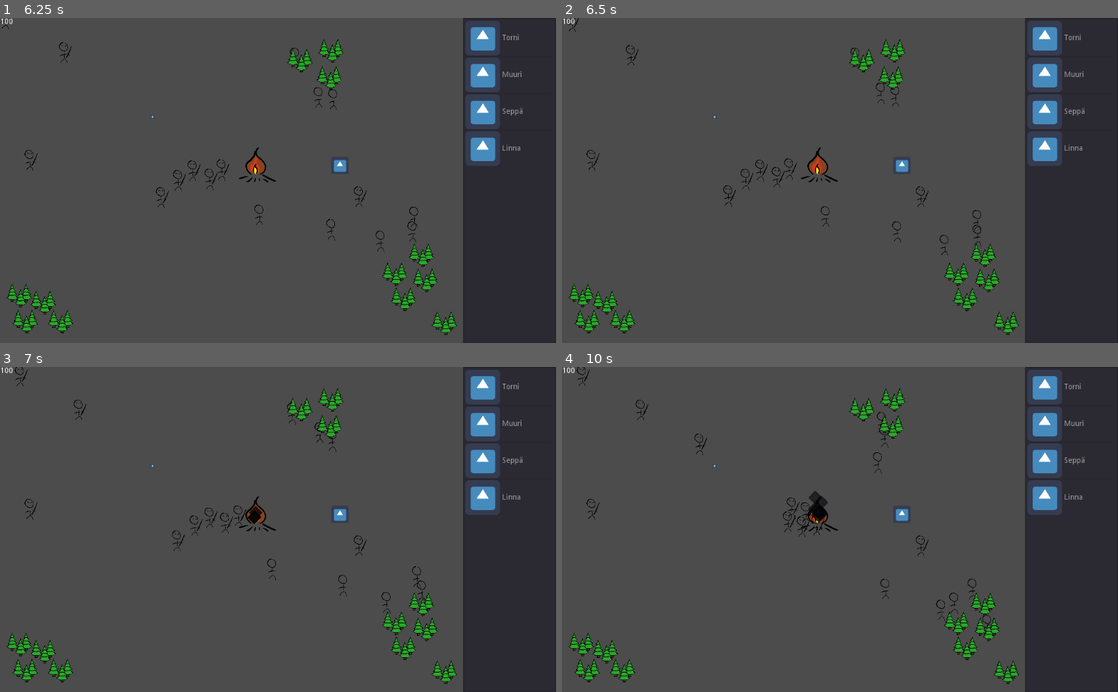
Above: before the commit, frames 1-4 (two rows, left to right).
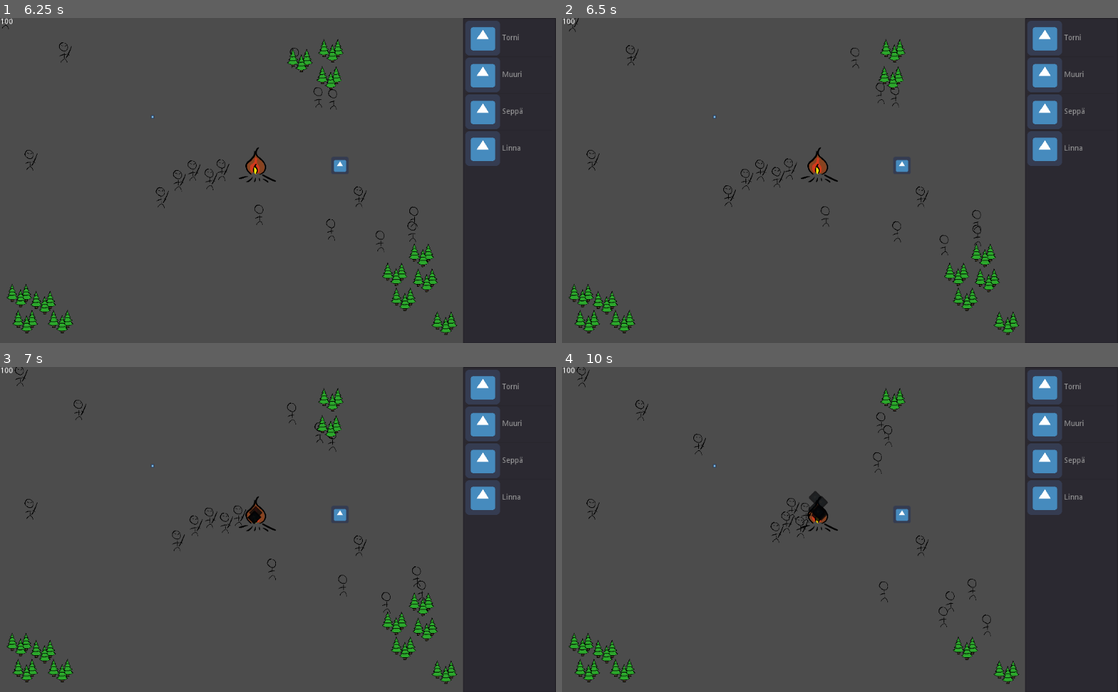
Above: after the commit, the same moments.

Repository: fedzel/pimi-tdogotit
Game: Godot game, scene res://Scenes/World.tscn
The game is run twice, just before and just after one commit, with the same random seed, the same clock (stepped at 60 frames per second) and the same inputs. The engine's default icon, where the game draws it, is replaced by a stand-in: a white triangle on a blue panel in a dark square.
Inputs (mouse positions are in pixels of both pictures, inside the frame that each line leads up to):
- Up to frame 1 (6.25 s): move the mouse to (300, 63) at 0.52 s; press the mouse at (300, 63) at 0.53 s; move the mouse to (328, 83) at 1.27 s; release the mouse at (328, 83) at 1.28 s; tap Middle mouse button (middle_mouse_button) every 1.5 s from 1.35 to 5.85 s; click (328, 83) at 1.42 s; move the mouse to (333, 53) at 2.02 s; press the mouse at (333, 53) at 2.03 s; move the mouse to (422, 258) at 2.77 s; release the mouse at (422, 258) at 2.78 s; click (422, 258) at 2.92 s; move the mouse to (394, 278) at 3.52 s; press the mouse at (394, 278) at 3.53 s; move the mouse to (428, 284) at 4.27 s; release the mouse at (428, 284) at 4.28 s; click (428, 284) at 4.42 s; move the mouse to (405, 304) at 5.02 s; press the mouse at (405, 304) at 5.03 s; move the mouse to (444, 326) at 5.77 s; release the mouse at (444, 326) at 5.78 s; click (444, 326) at 5.92 s
- Up to frame 2 (6.5 s): no input
- Up to frame 3 (7 s): move the mouse to (27, 675) at 6.52 s; press the mouse at (27, 675) at 6.53 s
- Up to frame 4 (10 s): move the mouse to (623, 675) at 7.27 s; release the mouse at (623, 675) at 7.28 s; tap Middle mouse button (middle_mouse_button) at 7.35, 8.85 s; click (623, 675) at 7.42 s; move the mouse to (606, 656) at 8.02 s; press the mouse at (606, 656) at 8.03 s; move the mouse to (584, 646) at 8.77 s; release the mouse at (584, 646) at 8.78 s; click (584, 646) at 8.92 s; move the mouse to (1006, 578) at 9.52 s; press the mouse at (1006, 578) at 9.53 s

Frame 1 is identical in both runs. In frame 2, 0.2% of the frame differs, in the area x 51-76%, y 9-66%; in frame 3, 0.2%; in frame 4, 1.2%, in the area x 2-79%, y 0-85%.

Commit message:
NavigationController reinsert functions

Diff:
--- a/Scenes/Bullet.tscn
+++ b/Scenes/Bullet.tscn
@@ -4,7 +4,7 @@
 [ext_resource path="res://Scripts/Bullet.gd" type="Script" id=2]
 [ext_resource path="res://Assets/Arrow.png" type="Texture" id=3]
 
-[node name="Mob" index="0" instance=ExtResource( 1 )]
+[node name="Mob" instance=ExtResource( 1 )]
 collision_layer = 8
 collision_mask = 0
 script = ExtResource( 2 )
--- a/Scenes/World.tscn
+++ b/Scenes/World.tscn
@@ -94,7 +94,6 @@
 position = Vector2( 555.699, 516.739 )
 
 [node name="Forests" type="Node2D" parent="Navigation2D"]
-editor/display_folded = true
 
 [node name="Woods" parent="Navigation2D/Forests" instance=ExtResource( 8 )]
 position = Vector2( 553.245, 83.0368 )
--- a/Scripts/NavigationController.gd
+++ b/Scripts/NavigationController.gd
@@ -3,7 +3,9 @@
 
 onready var NavPolyInstance = get_node("NavigationPolygonInstance")
 #onready var Cutout = get_node("Navigation2D/Cutout")
+var runningId = 0
 
+var outlineDict = {}
 
 func getPath(from: Vector2, to: Vector2):
 	return self.get_simple_path(from, to)
@@ -20,17 +22,39 @@
 
 	return outPolygon
 
-func reinsert(poly, offset):
-	pass
+func clearNavPoly():
+	var first = NavPolyInstance.navpoly.get_outline(0)
 
-func cutout(poly, offset):
-	NavPolyInstance.navpoly.add_outline(adjustPolygonPosition(poly.transform, poly.polygon, offset))
+	NavPolyInstance.navpoly.clear_outlines()
+	NavPolyInstance.navpoly.add_outline(first)
+
+
+func reinsert(outlineId):
+	outlineDict.erase(outlineId)
+	clearNavPoly()
+
+	for key in outlineDict.keys():
+		var outline = outlineDict[key]
+		NavPolyInstance.navpoly.add_outline(outline)
+
 	NavPolyInstance.navpoly.make_polygons_from_outlines()
 	var navPolyInstance = get_node("NavigationPolygonInstance")
 	navPolyInstance.enabled = false
 	navPolyInstance.enabled = true
 	recalculatePaths()
 
+func cutout(poly, offset):
+	var outline = adjustPolygonPosition(poly.transform, poly.polygon, offset)
+	runningId += 1
+	outlineDict[runningId] = outline
+	NavPolyInstance.navpoly.add_outline(outline)
+	NavPolyInstance.navpoly.make_polygons_from_outlines()
+	var navPolyInstance = get_node("NavigationPolygonInstance")
+	navPolyInstance.enabled = false
+	navPolyInstance.enabled = true
+	recalculatePaths()
+	return runningId
+
 func recalculatePaths():
 	for mob in EnemyList.allMobs:
 		mob.recalculatePath()
--- a/Scripts/Tasks/WoodTask.gd
+++ b/Scripts/Tasks/WoodTask.gd
@@ -4,7 +4,7 @@
 var storage: Storage
 var woods
 
-const WOOD_CAPACITY = 50
+const WOOD_CAPACITY = 500
 
 var _goingToTree = true
 var _workTime = 0
--- a/Scripts/Tower.gd
+++ b/Scripts/Tower.gd
@@ -10,6 +10,9 @@
 
 func _ready():
 	BuildingList.towers.append(self)
+
+func _exit_tree():
+	reinsert()
 
 func _process(delta):
 	if _cutoutDone == false:
@@ -29,6 +32,11 @@
 				_cooldown = 0
 			continue
 
+var cutoutId;
+
 func cutout():
 	#cutoutPolygon.offset = position
-	get_parent().get_parent().cutout(cutoutPolygon, position)
+	cutoutId = get_parent().get_parent().cutout(cutoutPolygon, position)
+
+func reinsert():
+	get_parent().get_parent().reinsert(cutoutId)
--- a/Scripts/Tree.gd
+++ b/Scripts/Tree.gd
@@ -4,11 +4,13 @@
 const MAX_TASKS = 3
 
 var _cutoutDone = false
+var _cutoutId;
 onready var _cutoutPolygon = $Polygon2D
 
 var woodStored = 500
 
 var tasks = []
+
 
 func _ready():
 	pass
@@ -16,9 +18,9 @@
 func _process(delta):
 	if _cutoutDone == false:
 		_cutoutDone = true
-		get_parent().get_parent().cutout(_cutoutPolygon, position)
+		_cutoutId = get_parent().get_parent().cutout(_cutoutPolygon, position)
 	if woodStored <= 0:
-		get_parent().get_parent().reinsert(_cutoutPolygon, position)
+		get_parent().get_parent().reinsert(_cutoutId)
 		for task in tasks:
 			task.cancel()
 		queue_free()
